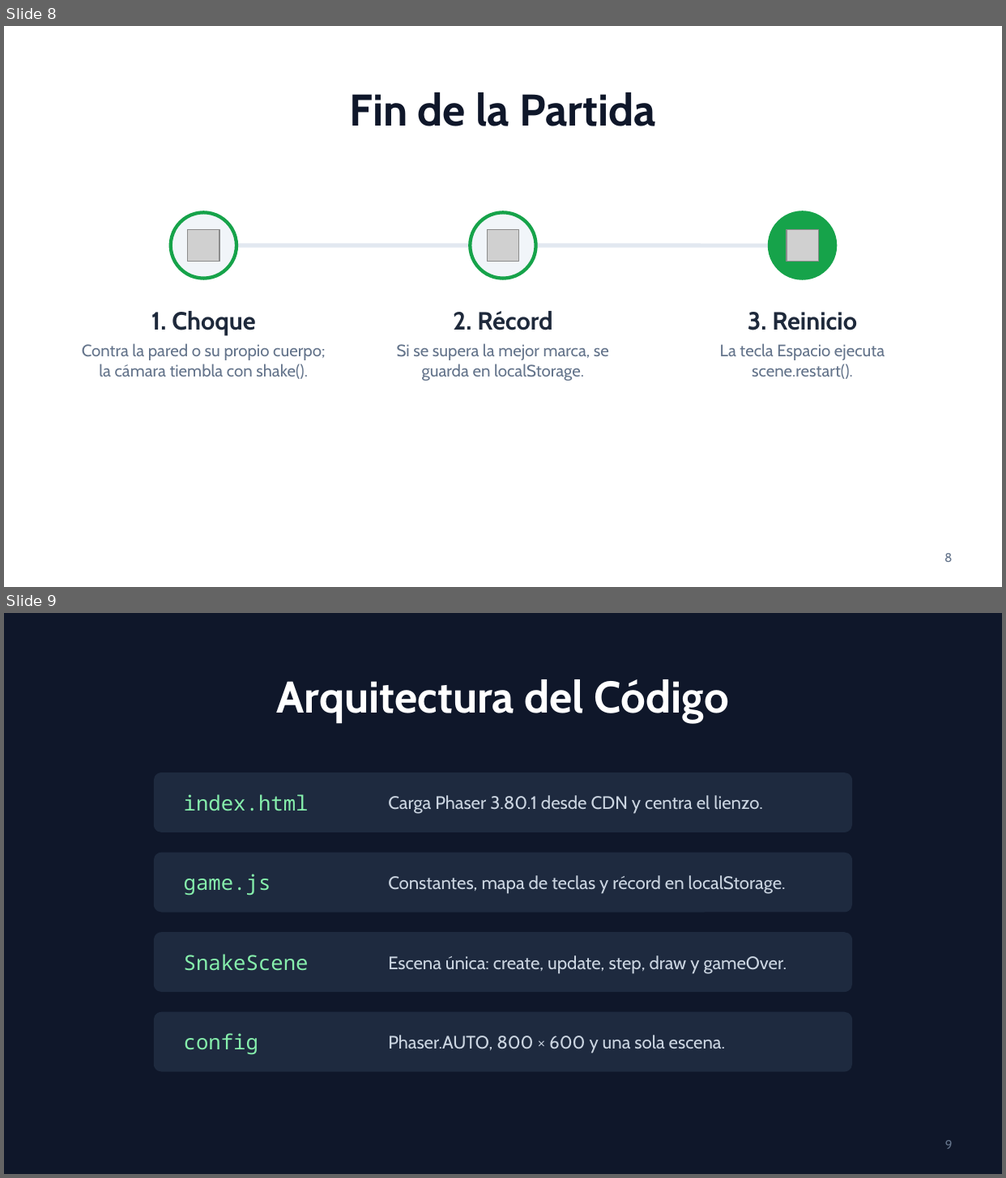
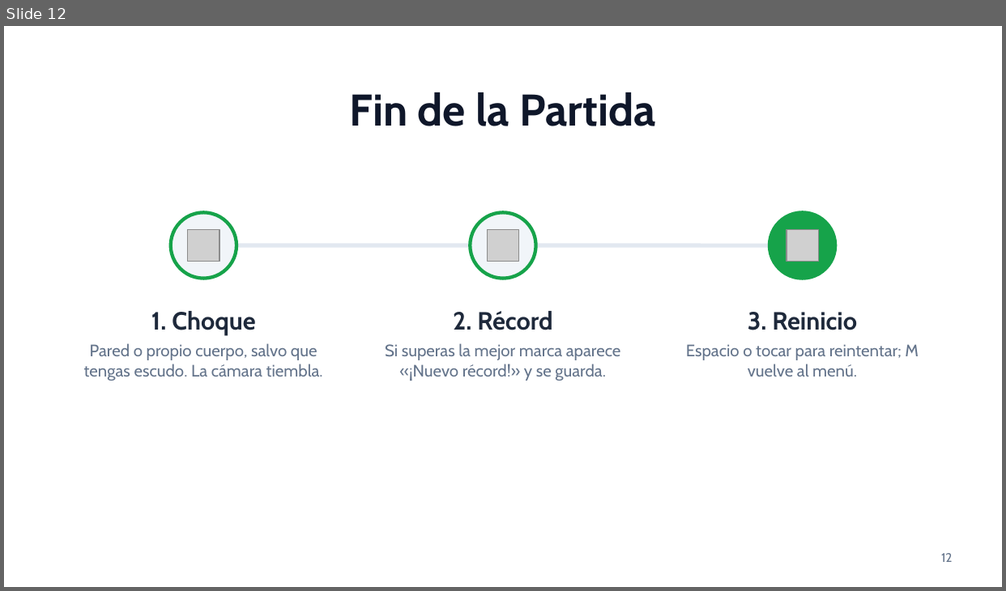
Before and after one commit to 2026B-sof-jueg-gr1/VELASQUEZ-CANDO-CAROL-ABIGAIL-jueg-gr3, a slide deck: Snake/Presentación de Snake.pptx. Shown one above the other, each under a label of ours: slides 8 and 9 before the commit, slide 12 after it. The pictures are 1006x1178 and 1006x591 pixels, drawn with LibreOffice and Linux fonts; fonts in the diff are those of the drawing; grey boxes stand for pictures. Boxes give left, top, right and bottom in pixels: in the first picture for what was removed or moved away, otherwise in the second. Text is boxed around its words. In the diff, an @@ line names an element or a change of style, - is before the commit and + after.

Commit message:
Update: actualizar presentacion para exposicion

```diff
--- a/Snake/Presentación de Snake.pptx
+++ b/Snake/Presentación de Snake.pptx
@@ slide 9 removed at box(4, 613, 1002, 1174), background #0F172A @@
@@ title removed at box(277, 679, 729, 723) @@
-Arquitectura del Código
@@ rounded rectangle removed at box(154, 773, 852, 833) @@
@@ text removed at box(184, 794, 309, 811) @@
-index.html
@@ text removed at box(388, 795, 763, 814) @@
-Carga Phaser 3.80.1 desde CDN y centra el lienzo.
@@ rounded rectangle removed at box(154, 853, 852, 913) @@
@@ text removed at box(184, 874, 271, 896) @@
-game.js
@@ text removed at box(388, 875, 786, 894) @@
-Constantes, mapa de teclas y récord en localStorage.
@@ rounded rectangle removed at box(154, 932, 852, 992) @@
@@ text removed at box(184, 954, 309, 971) @@
-SnakeScene
@@ text removed at box(388, 956, 787, 974) @@
-Escena única: create, update, step, draw y gameOver.
@@ rounded rectangle removed at box(154, 1012, 852, 1072) @@
@@ text removed at box(184, 1033, 258, 1055) @@
-config
@@ text removed at box(388, 1035, 725, 1054) @@
-Phaser.AUTO, 800 × 600 y una sola escena.
@@ page number removed at box(945, 1140, 953, 1149) @@
-9
@@ what was slide 8 is now slide 12 @@
@@ slide 12 changed as well @@
@@ text at box(84, 344, 323, 381): text changed @@
-Contra la pared o su propio cuerpo; la cámara tiembla con shake().
+Pared o propio cuerpo, salvo que tengas escudo. La cámara tiembla.
@@ text at box(385, 344, 621, 381): text changed @@
-Si se supera la mejor marca, se guarda en localStorage.
+Si superas la mejor marca aparece «¡Nuevo récord!» y se guarda.
@@ text at box(686, 344, 918, 377): text changed @@
-La tecla Espacio ejecuta scene.restart().
+Espacio o tocar para reintentar; M vuelve al menú.
@@ page number at box(941, 553, 953, 562): text changed @@
-8
+12
```
Also in this commit, not shown: 6 other slides changed, 6 slides added, 1 other slide removed, 1 other file.
